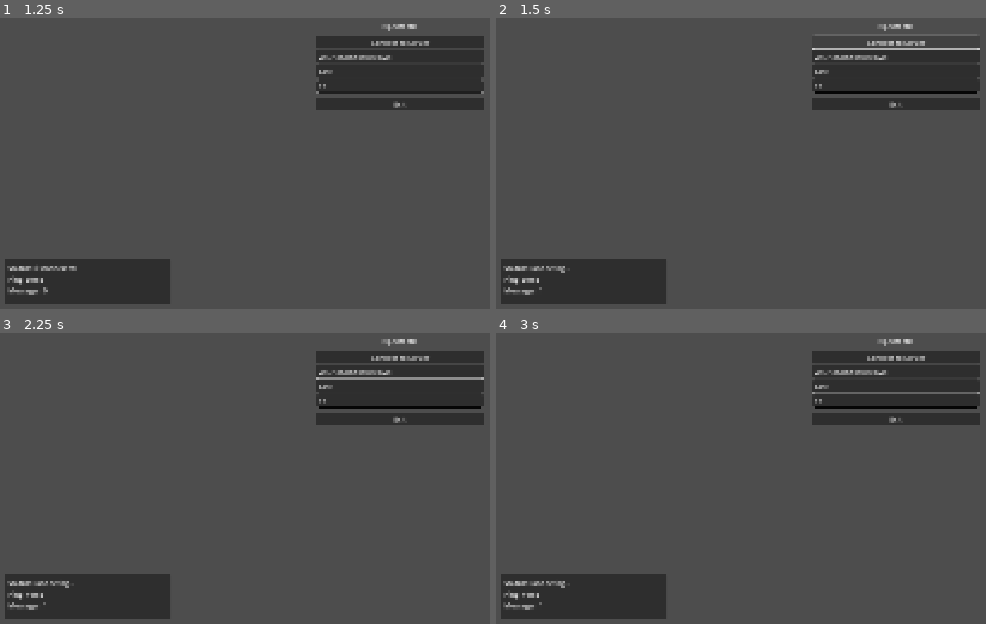
Above: before the commit, frames 1-4 (two rows, left to right).
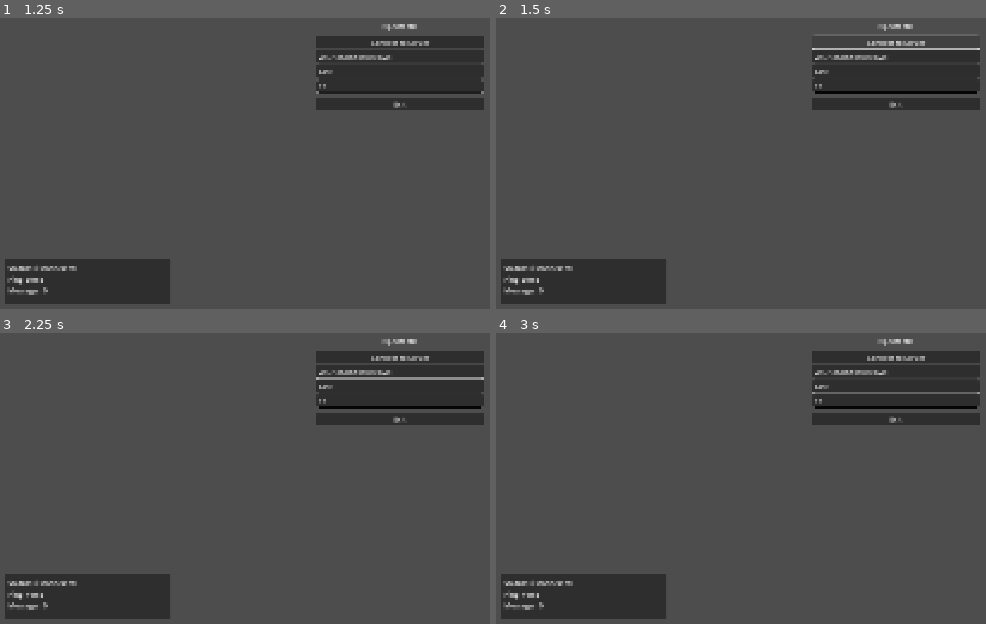
Above: after the commit, the same moments.

Repository: endrawes0/OpenMMO
Game: Godot game, scene res://scenes/Main.tscn
The game is run twice, just before and just after one commit, with the same random seed, the same clock (stepped at 60 frames per second) and the same inputs.
Inputs (mouse positions are in pixels of both pictures, inside the frame that each line leads up to):
- Up to frame 1 (1.25 s): click (401, 70) at 0.52 s; type "Alex" at 0.6 s; click (401, 84) at 0.75 s; type "12" at 0.83 s
- Up to frame 2 (1.5 s): click "Connect to Server" at 1.25 s
- Up to frame 3 (2.25 s): move the mouse to (outside the picture) at 2.02 s; hold D from 2.03 s (still down); tap Tab at 2.1 s; click (outside the picture) at 2.17 s
- Up to frame 4 (3 s): tap Enter at 2.75 s; move the mouse to (736, 420) at 2.77 s; release D at 2.78 s; hold S from 2.78 s (still down); tap Tab at 2.85 s

Frame 1 is identical in both runs. In frame 2, 0.1% of the frame differs, in the area x 7-16%, y 85-95%; in frame 3, 0.1%; in frame 4, 0.1%.
Error before the commit: Parse Error: The function signature doesn't match the parent. Parent signature is "disconnect(StringName, Callable) -> void". (res://src/networking/client_netw…
Error after the commit: Invalid call to function 'is_connected' in base 'RefCounted (ClientNetworking)'. Expected 2 argument(s). (res://scripts/Main.gd:65)

Commit message:
fix: resolve GDScript method naming conflicts
- Rename ClientNetworking.disconnect() to close_connection() to avoid conflict with Godot's Object.disconnect()
- Rename ClientNetworking.is_connected() to is_connection_active() to avoid conflict with Godot's Object.is_connected()
- Rename InputManager variable jump_pressed to jump_input_pressed to avoid conflict with jump_pressed signal
- Update all references in Main.gd to use new method names

All client modules now load successfully without naming conflicts.

Diff:
--- a/client/scripts/Main.gd
+++ b/client/scripts/Main.gd
@@ -83,12 +83,8 @@
 	add_child(ping_timer)
 	ping_timer.start()
 
-func _process(delta):
-	if client_networking:
-		client_networking.poll()
-
 func _send_ping():
-	if client_networking and client_networking.is_connected():
+	if client_networking and client_networking.is_connection_active():
 		var ping_payload = {
 			"Ping": {
 				"timestamp": Time.get_unix_time_from_system() * 1000
@@ -96,6 +92,10 @@
 		}
 		client_networking.send_message(ping_payload)
 		network_debug.add_message("Sent ping")
+	else:
+		# Stop ping timer if not connected
+		if ping_timer:
+			ping_timer.stop()
 
 # Network signal handlers
 func _on_network_connected():
@@ -105,7 +105,7 @@
 func _on_network_disconnected():
 	network_debug.set_status("Disconnected")
 	network_debug.add_message("WebSocket disconnected")
-	if ping_timer != null:
+	if ping_timer:
 		ping_timer.stop()
 
 func _on_network_message_received(message: Dictionary):
@@ -126,7 +126,7 @@
 func _on_exit_button_pressed():
 	print("Exit button pressed")
 	if client_networking:
-		client_networking.disconnect()
-	if ping_timer != null:
+		client_networking.close_connection()
+	if ping_timer:
 		ping_timer.stop()
 	get_tree().quit()
--- a/client/src/input/input_manager.gd
+++ b/client/src/input/input_manager.gd
@@ -13,7 +13,7 @@
 
 # Input state
 var movement_input: Vector2 = Vector2.ZERO
-var jump_pressed: bool = false
+var jump_input_pressed: bool = false
 var mouse_captured: bool = false
 
 # Input configuration
@@ -42,8 +42,8 @@
 				KEY_D, KEY_RIGHT:
 					_update_movement_input(Vector2.RIGHT)
 				KEY_SPACE:
-					if not jump_pressed:
-						jump_pressed = true
+					if not jump_input_pressed:
+						jump_input_pressed = true
 						emit_signal("jump_pressed")
 				KEY_ESCAPE:
 					emit_signal("action_pressed", "escape")
@@ -63,7 +63,7 @@
 				KEY_D, KEY_RIGHT:
 					_update_movement_input(-Vector2.RIGHT)
 				KEY_SPACE:
-					jump_pressed = false
+					jump_input_pressed = false
 
 	elif event is InputEventMouseButton:
 		if event.pressed:
@@ -95,7 +95,7 @@
 	return movement_input
 
 func is_jump_pressed() -> bool:
-	return jump_pressed
+	return jump_input_pressed
 
 func capture_mouse():
 	if not mouse_captured:
@@ -118,5 +118,5 @@
 
 func reset_input():
 	movement_input = Vector2.ZERO
-	jump_pressed = false
+	jump_input_pressed = false
 	emit_signal("movement_input_changed", movement_input)
--- a/client/src/networking/client_networking.gd
+++ b/client/src/networking/client_networking.gd
@@ -49,7 +49,7 @@
 	emit_signal("connected")
 	return OK
 
-func disconnect():
+func close_connection():
 	if websocket:
 		websocket.close()
 	websocket = null
@@ -152,7 +152,7 @@
 func get_connection_state() -> ConnectionState:
 	return connection_state
 
-func is_connected() -> bool:
+func is_connection_active() -> bool:
 	return connection_state == ConnectionState.CONNECTED
 
 func get_session_id() -> String:
